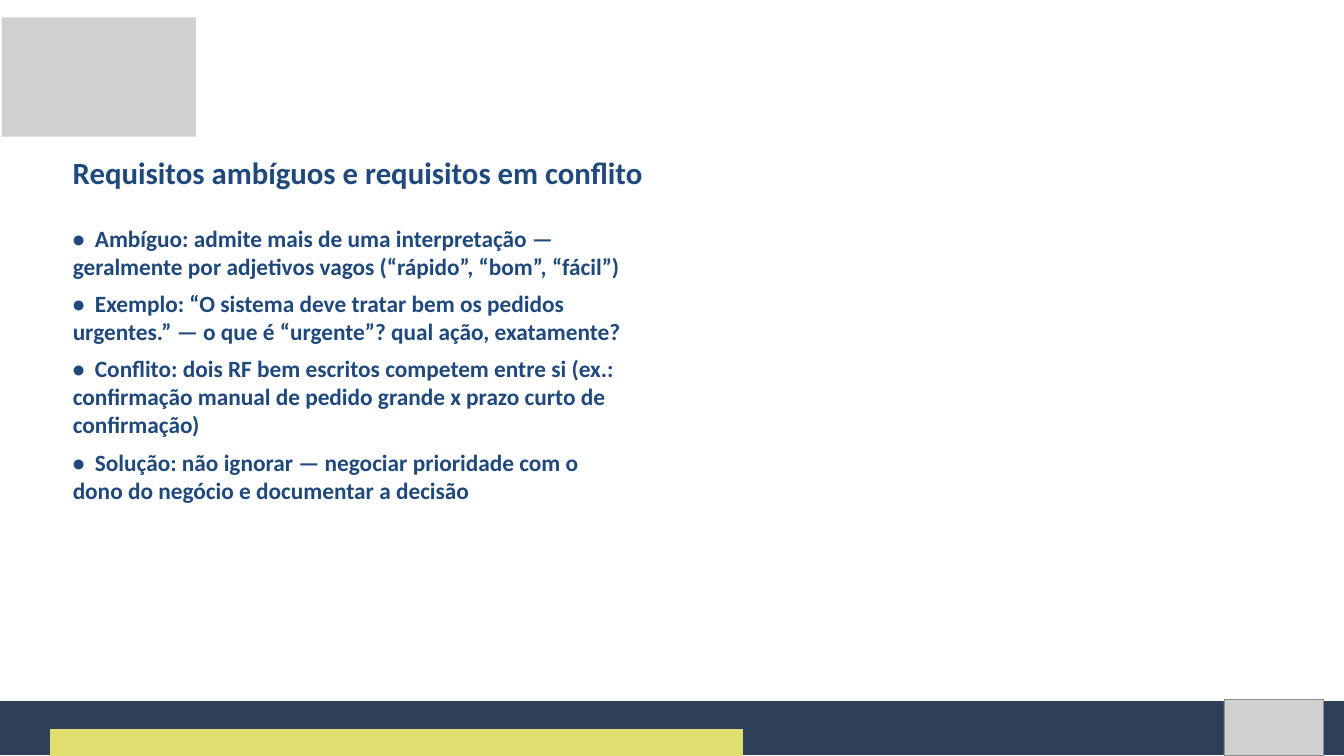
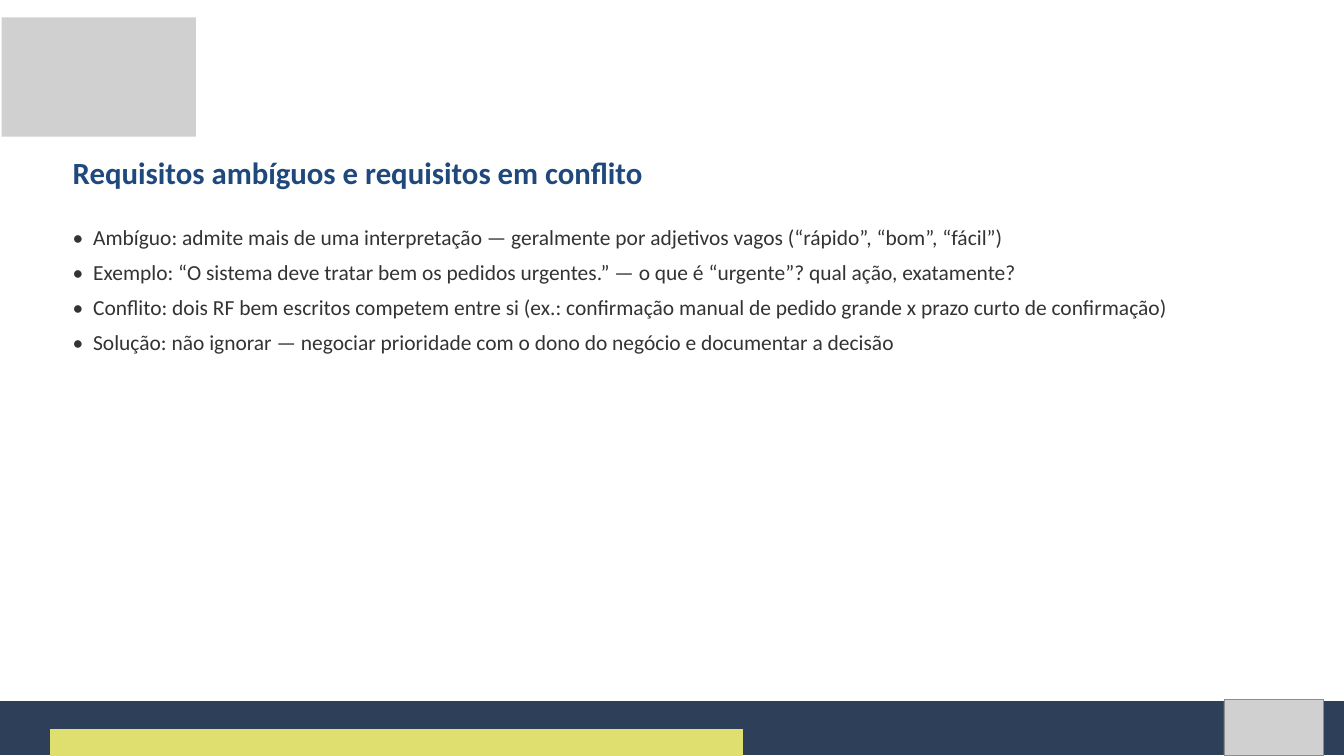
Before and after one commit to Natan20/Curso-Modelagem-De-Sistemas-Material, a slide deck: slide 16 of Aula 02 - 04-09-2026/Aula 2 - Slides.pptx (slide 15 before the commit). Drawn at 1344x756 pixels with LibreOffice and Linux fonts; fonts in the diff are those of the drawing; grey boxes stand for pictures. Boxes give left, top, right and bottom in pixels: in the first picture for what was removed or moved away, otherwise in the second. Text is boxed around its words. In the diff, an @@ line names an element or a change of style, - is before the commit and + after.

```diff
--- a/Aula 02 - 04-09-2026/Aula 2 - Slides.pptx
+++ b/Aula 02 - 04-09-2026/Aula 2 - Slides.pptx
@@ text "• Ambíguo: admite mais de ..." at (x1=93, y1=229, x2=1167, y2=354): size 25 to 23 pt, text colour #1F497D to #333333, bold off @@
```
Also in this commit, not shown: 3 other slides changed, 5 slides added, 2 other files.
